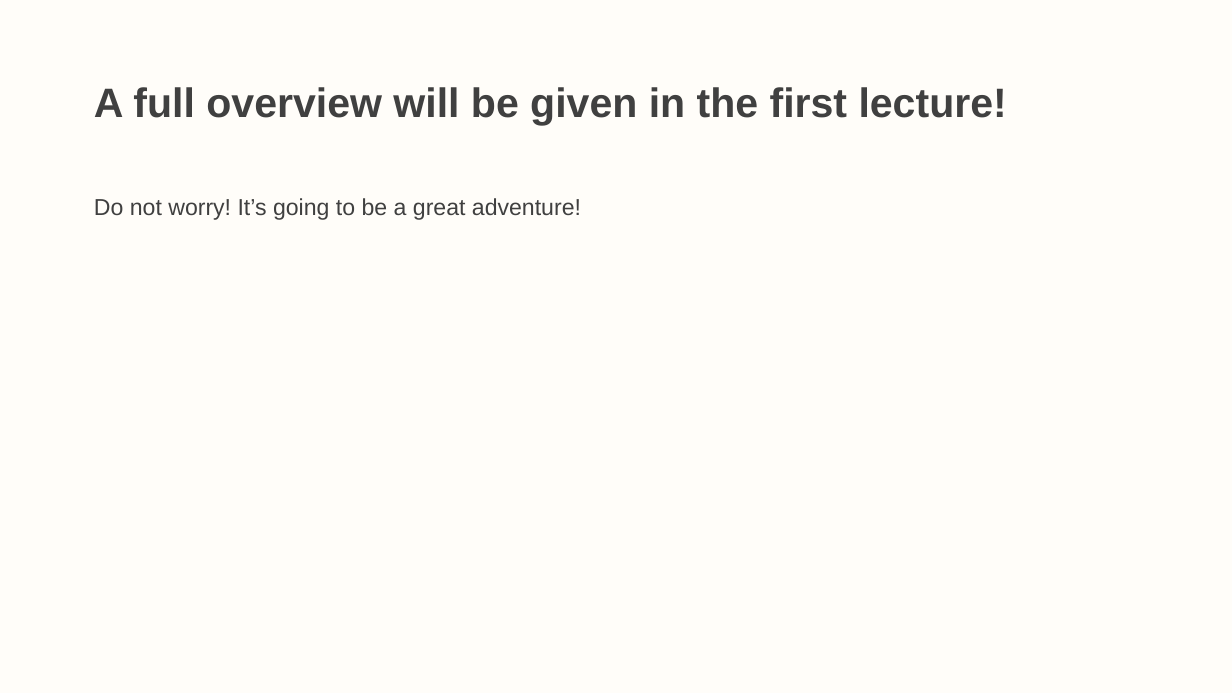
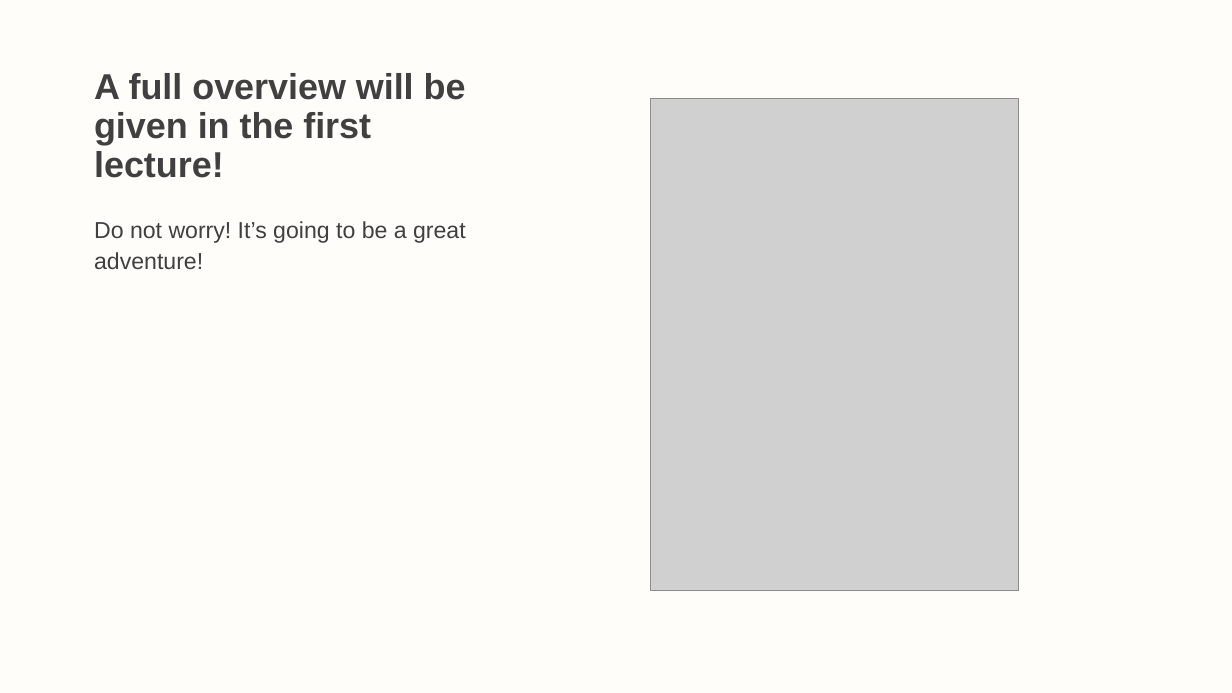
Before and after one commit to LittleMonkeyLab/PS52007Dslides, a slide deck: slide 5 of _site/lectures/Lecture00/Lecture00.pptx. Drawn at 1232x693 pixels with LibreOffice and Linux fonts; fonts in the diff are those of the drawing; grey boxes stand for pictures. Boxes give left, top, right and bottom in pixels: in the first picture for what was removed or moved away, otherwise in the second. Text is boxed around its words. In the diff, an @@ line names an element or a change of style, - is before the commit and + after.

```diff
--- a/_site/lectures/Lecture00/Lecture00.pptx
+++ b/_site/lectures/Lecture00/Lecture00.pptx
@@ title "A full overview will be ...": place and size @@
-title "A full overview will be ..." at bbox=[94, 87, 1007, 125]
+title "A full overview will be ..." at bbox=[94, 73, 466, 178]
@@ title "A full overview will be ..." at bbox=[94, 73, 466, 178]: size 32 to 28 pt @@
@@ picture added at bbox=[651, 99, 1019, 591] @@
@@ text "Do not worry! It’s going ..." rewrapped from bbox=[94, 198, 581, 220] to bbox=[94, 221, 466, 269] @@
```
Also in this commit, not shown: 9 other slides changed, 2 slides added, 26 slides removed, 25 other files.
